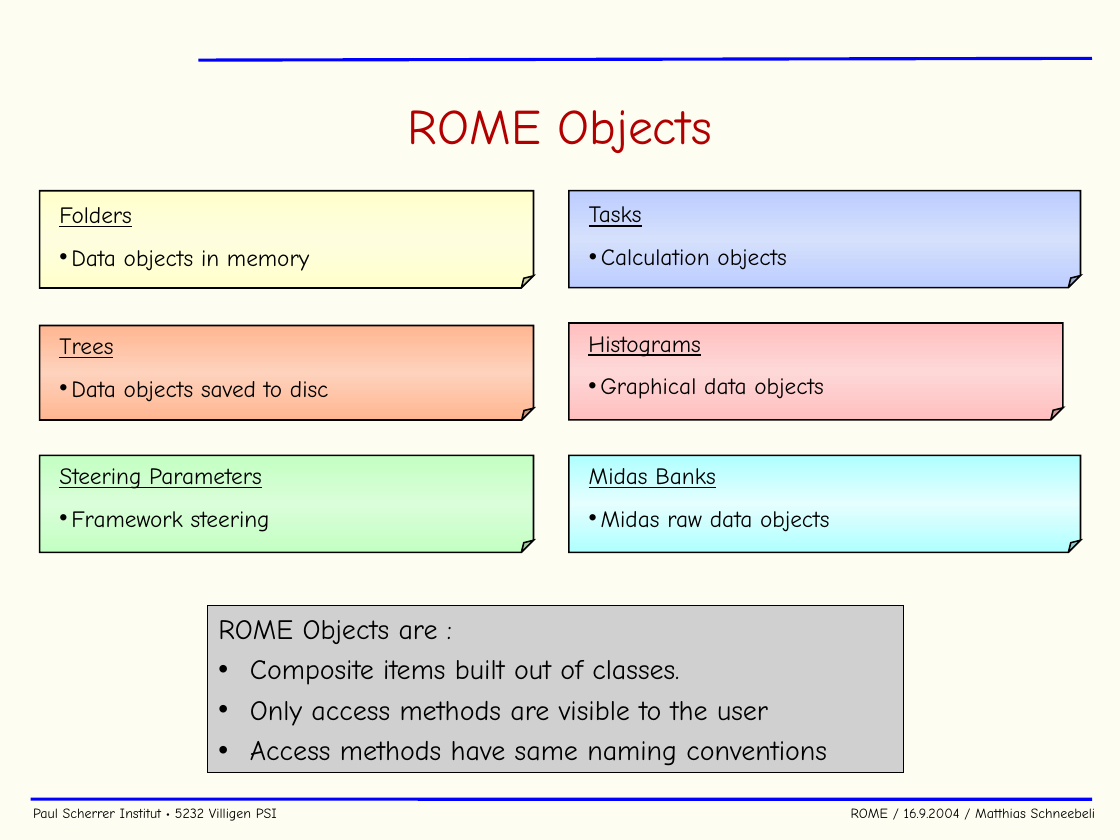
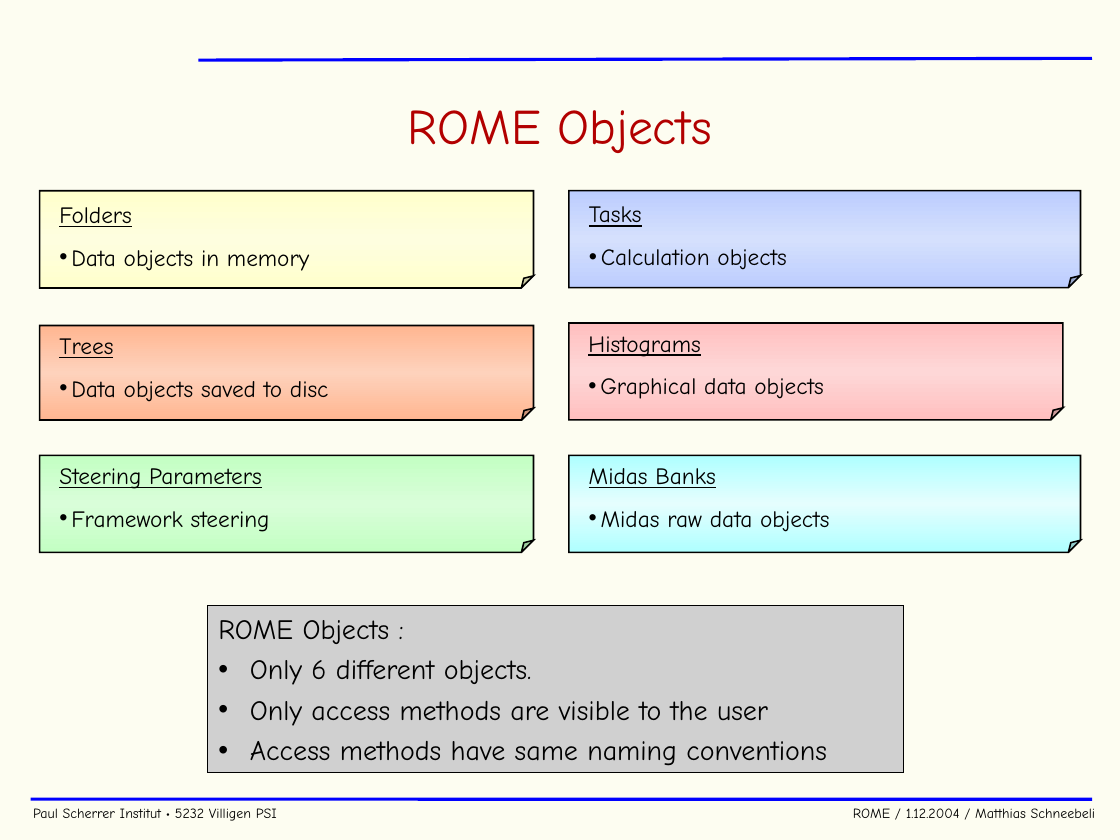
Before and after one commit to cjpl/rome, a slide deck: slide 8 of documentation/ROME.ppt (slide 10 before the commit). Drawn at 1120x840 pixels with LibreOffice and Linux fonts; fonts in the diff are those of the drawing; grey boxes stand for pictures; background and template pictures are left out. Boxes give left, top, right and bottom in pixels: in the first picture for what was removed or moved away, otherwise in the second. Text is boxed around its words. In the diff, an @@ line names an element or a change of style, - is before the commit and + after.

```diff
--- a/documentation/ROME.ppt
+++ b/documentation/ROME.ppt
@@ text in picture at (218,620,532,685): text changed @@
-ROME Objects are :
-• Composite items built out of classes.
+ROME Objects :
+• Only 6 different objects.
@@ text at (33,808,1096,821): text changed @@
-Paul Scherrer Institut • 5232 Villigen PSI ROME / 16.9.2004 / Matthias Schneebeli
+Paul Scherrer Institut • 5232 Villigen PSI ROME / 1.12.2004 / Matthias Schneebeli
```
Also in this commit, not shown: 40 other slides changed, 1 slide added, 1 slide removed.
